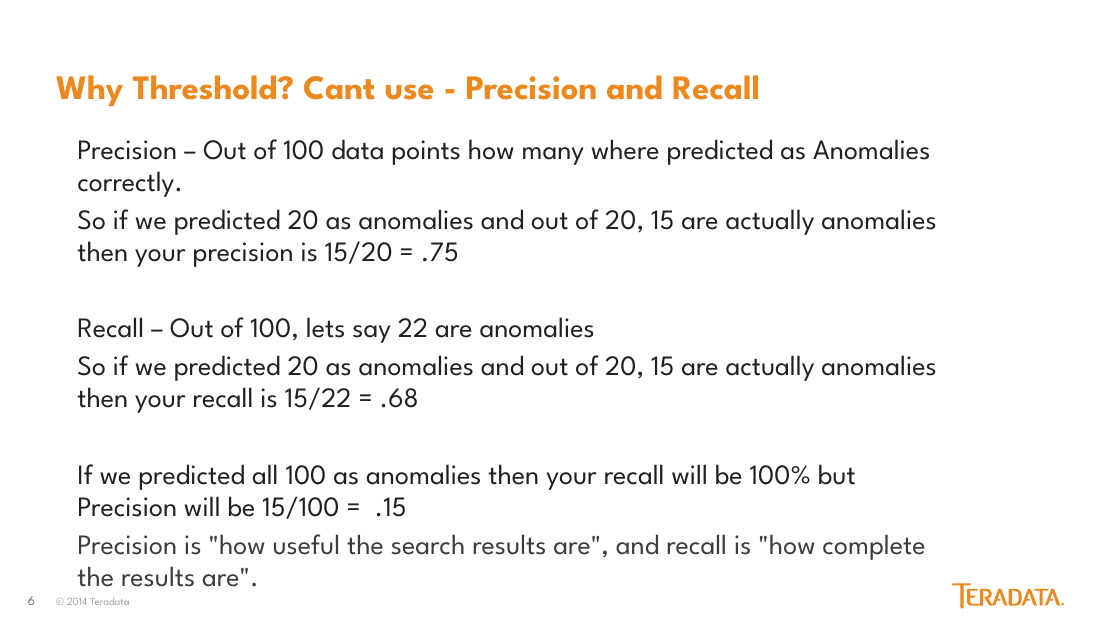
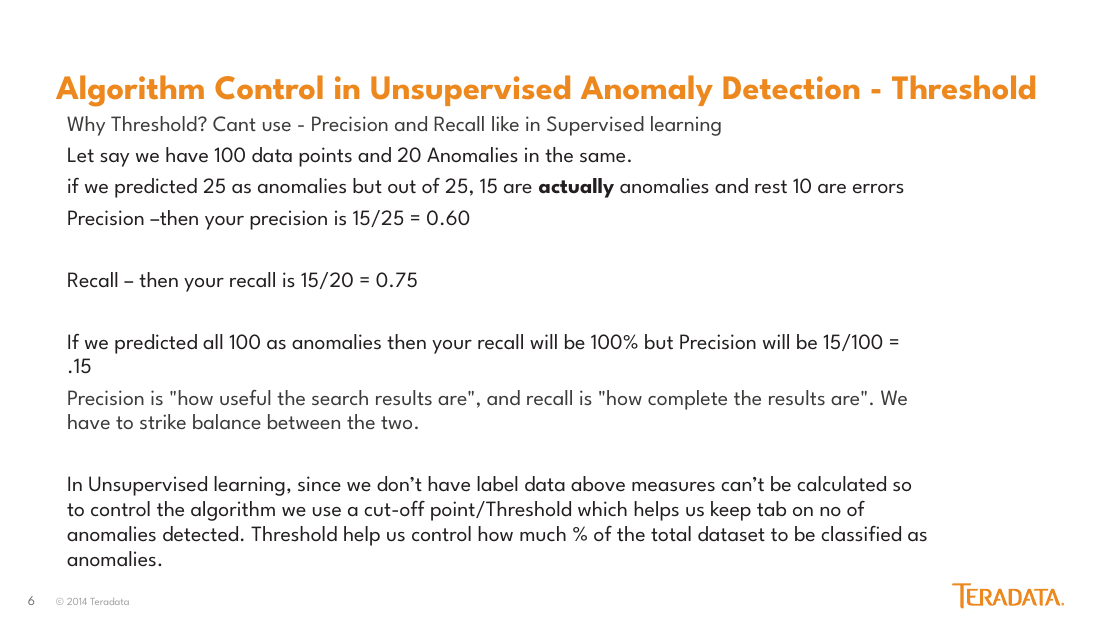
Before and after one commit to jackalwoods/Anomaly-Detection, a slide deck: slide 6 of Anamoly Detection.pptx. Drawn at 1120x630 pixels with LibreOffice and Linux fonts; fonts in the diff are those of the drawing. Boxes give left, top, right and bottom in pixels: in the first picture for what was removed or moved away, otherwise in the second. Text is boxed around its words. In the diff, an @@ line names an element or a change of style, - is before the commit and + after.

```diff
--- a/Anamoly Detection.pptx
+++ b/Anamoly Detection.pptx
@@ title at [56,75,1037,107]: text changed @@
-Why Threshold? Cant use - Precision and Recall
+Algorithm Control in Unsupervised Anomaly Detection - Threshold
@@ text "Why Threshold? Cant use - ...": place and size @@
-text "Why Threshold? Cant use - ..." at [77,139,936,587]
+text "Why Threshold? Cant use - ..." at [67,116,928,567]
@@ text at [67,116,904,292]: text changed; size 18 to 14 pt @@
-Precision – Out of 100 data points how many where predicted as Anomalies correctly.
-So if we predicted 20 as anomalies and out of 20, 15 are actually anomalies then your precision is 15/20 = .75
-Recall – Out of 100, lets say 22 are anomalies
-So if we predicted 20 as anomalies and out of 20, 15 are actually anomalies then your recall is 15/22 = .68
+Why Threshold? Cant use - Precision and Recall like in Supervised learning
+Let say we have 100 data points and 20 Anomalies in the same.
+if we predicted 25 as anomalies but out of 25, 15 are actually anomalies and rest 10 are errors
+Precision –then your precision is 15/25 = 0.60
+Recall – then your recall is 15/20 = 0.75
@@ text at [67,333,883,374]: size 18 to 14 pt in "If we predicted all 100 as anomalies ..." @@
@@ text at [67,390,928,567]: text changed; size 18 to 14 pt; text colour #3C3C3B to #231F20 @@
-Precision is "how useful the search results are", and recall is "how complete the results are".
+Precision is "how useful the search results are", and recall is "how complete the results are". We have to strike balance between the two.
+In Unsupervised learning, since we don’t have label data above measures can’t be calculated so to control the algorithm we use a cut-off point/Threshold which helps us keep tab on no of anomalies detected. Threshold help us control how much % of the total dataset to be classified as anomalies.
```
Also in this commit, not shown: 9 other slides changed.
